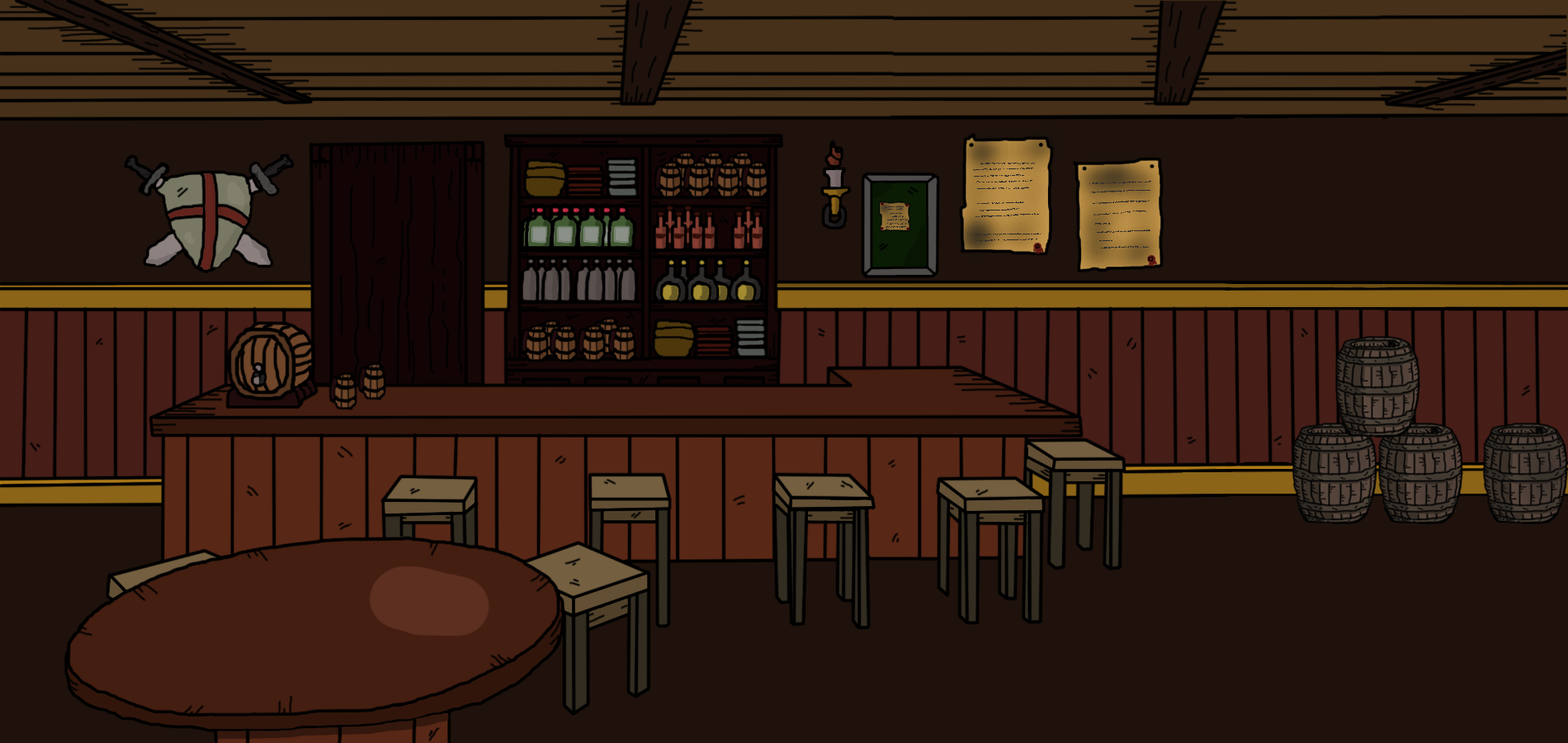
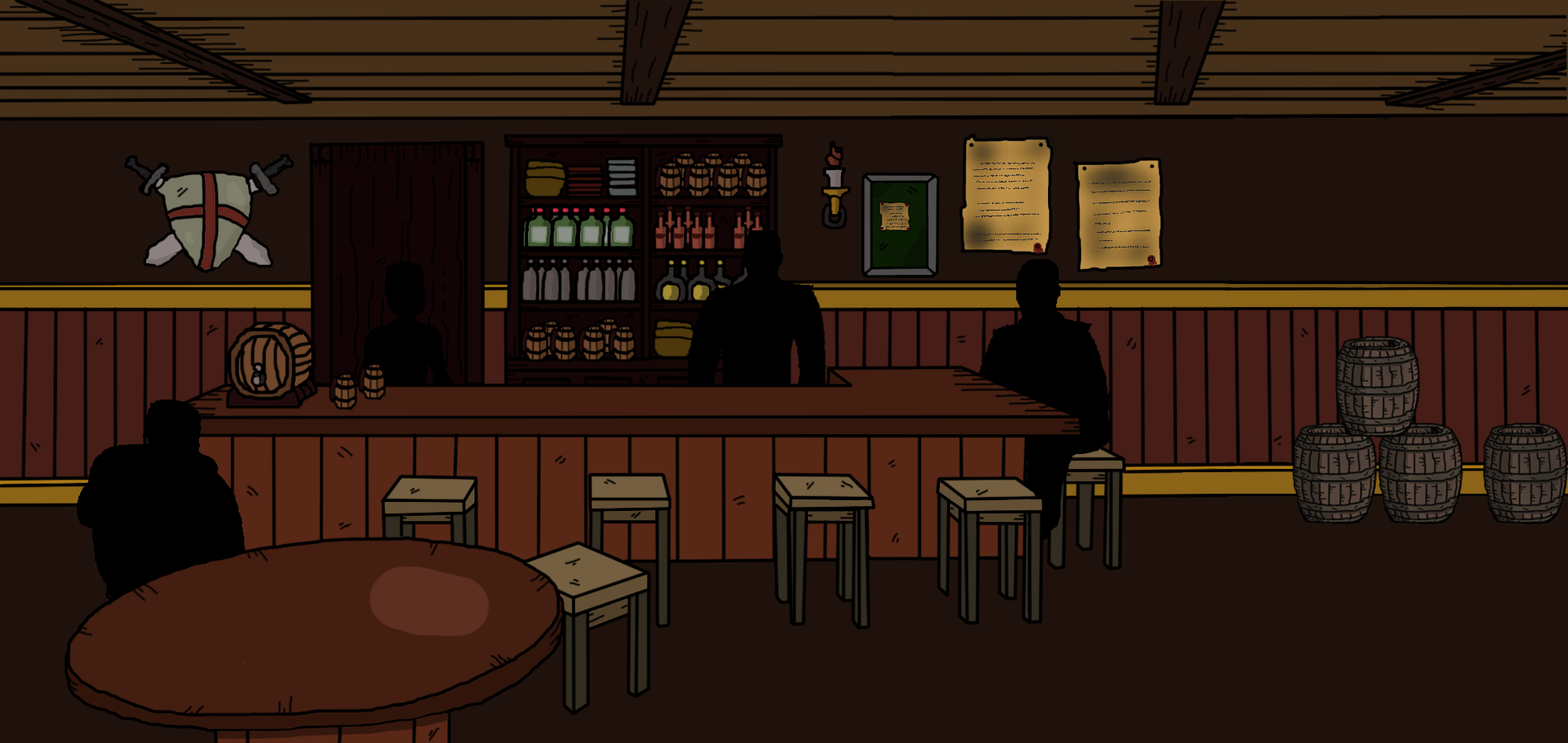
Layer changes from the first 1568×743 image to the second:
painted on "bar" over bbox(76, 230, 1110, 664)
